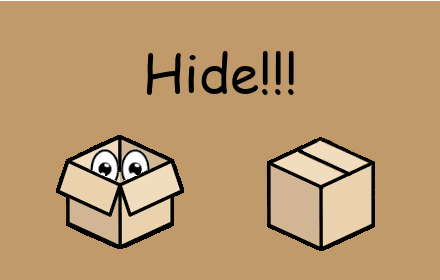
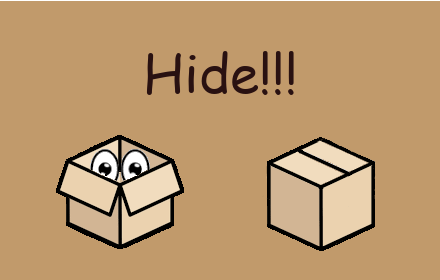
Comparing the layer stacks of the two (440, 280) images. Changes:
painted on "Hide!!!" over bbox(147, 51, 294, 95)
